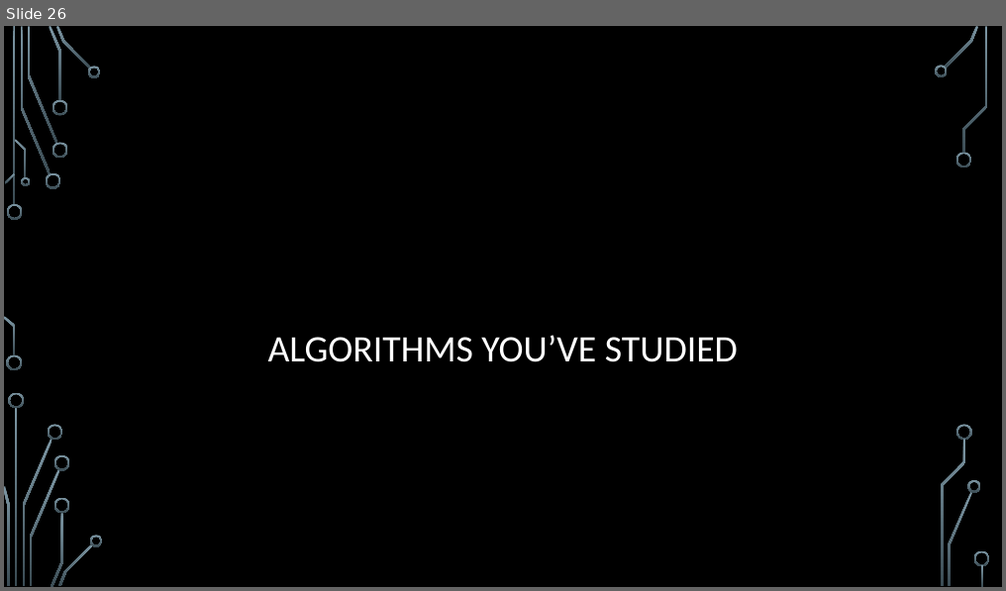
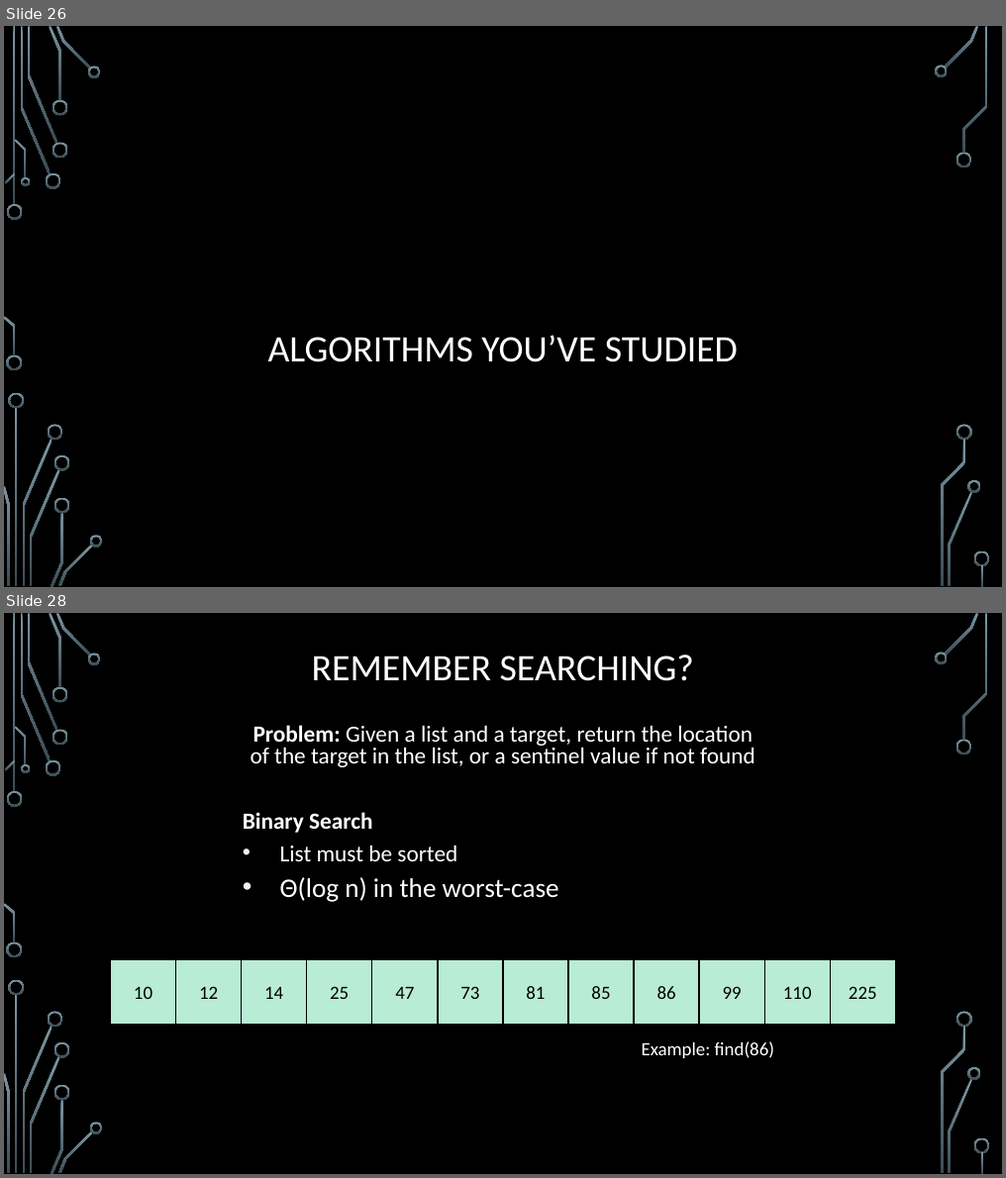
Before and after one commit to markfloryan/dsa2, a slide deck: slides/00-Review.pptx. Shown one above the other, each under a label of ours: slide 26 before the commit, slides 26 and 28 after it; the slides between them are not shown. The pictures are 1006x591 and 1006x1178 pixels, drawn with LibreOffice and Linux fonts; fonts in the diff are those of the drawing; background and template pictures are left out. Boxes give left, top, right and bottom in pixels: in the first picture for what was removed or moved away, otherwise in the second. Text is boxed around its words. In the diff, an @@ line names an element or a change of style, - is before the commit and + after.

```diff
--- a/slides/00-Review.pptx
+++ b/slides/00-Review.pptx
@@ slide 28 added at [4,613,1002,1174], background picture (left out); not listed: 36 template elements that a slide beside it also shows @@
@@ title added at [312,655,694,681], 36 pt, text #FFFFFF @@
+REMEMBER SEARCHING?
@@ text added at [243,725,755,902], 22.2 pt, text #FFFFFF @@
+Problem: Given a list and a target, return the location of the target in the list, or a sentinel value if not found
+Binary Search
+• List must be sorted
+• Θ(log n) in the worst-case
@@ group added at [110,959,896,1025]: 12 rectangles @@
+10
+12
+14
+25
+47
+73
+81
+85
+86
+99
+110
+225
@@ text added at [642,1042,774,1059], 18 pt, text #FFFFFF @@
+Example: find(86)
```
Also in this commit, not shown: 9 slides changed, 5 other slides added, 5 slides removed, 2 other files.
